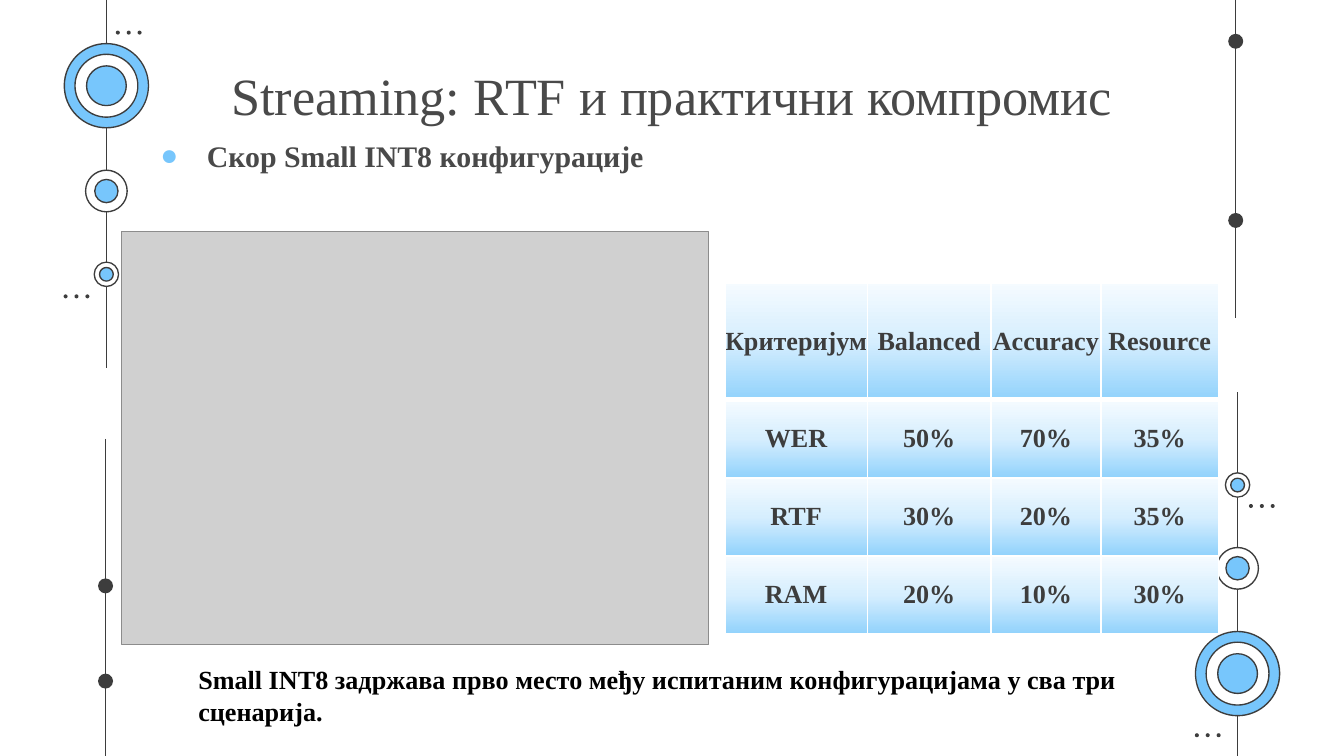
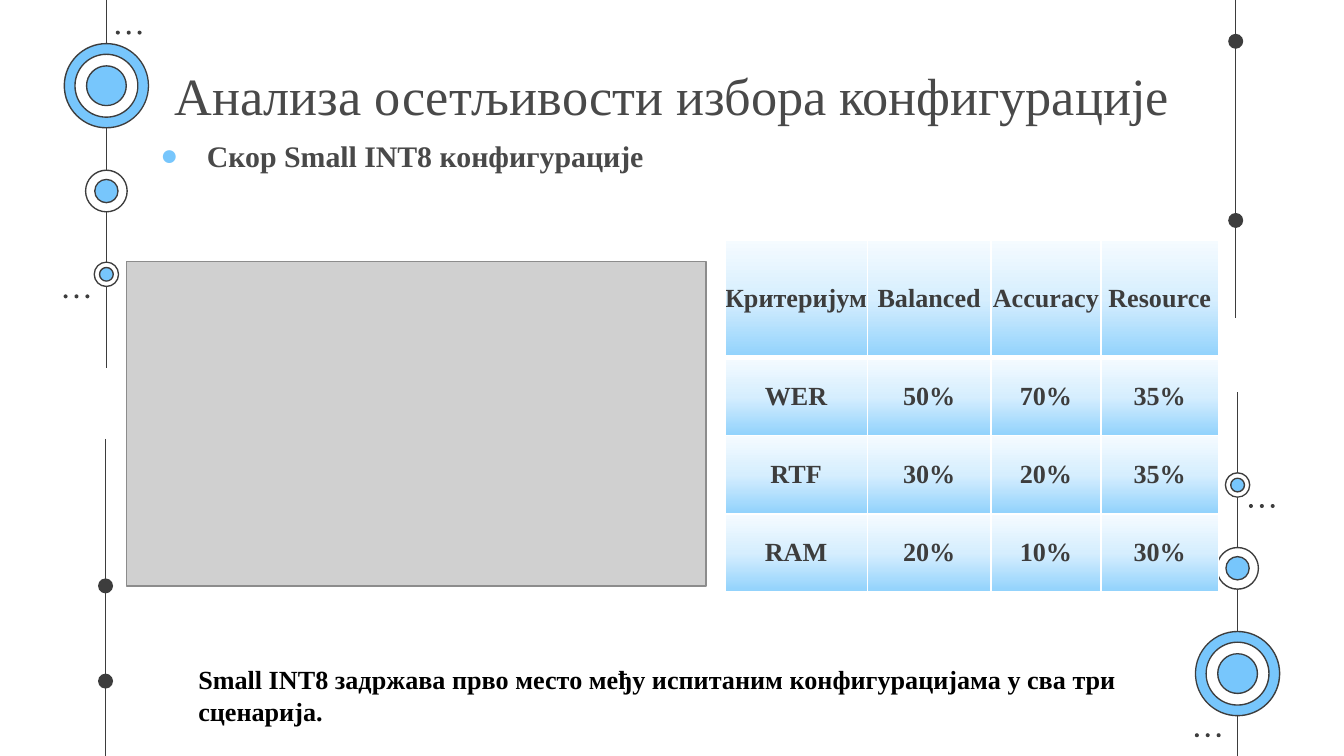
Before and after one commit to Sajko01/serbian-whisper-asr-optimization, a slide deck: slide 38 of docs/2120_Aleksandar_Jovanovic_Master_Rad.pptx. Drawn at 1344x756 pixels with LibreOffice and Linux fonts; fonts in the diff are those of the drawing; grey boxes stand for pictures. Boxes give left, top, right and bottom in pixels: in the first picture for what was removed or moved away, otherwise in the second. Text is boxed around its words. In the diff, an @@ line names an element or a change of style, - is before the commit and + after.

```diff
--- a/docs/2120_Aleksandar_Jovanovic_Master_Rad.pptx
+++ b/docs/2120_Aleksandar_Jovanovic_Master_Rad.pptx
@@ title at (175, 77, 1169, 126): text changed @@
-Streaming: RTF и практични компромис
+Анализа осетљивости избора конфигурације
@@ picture: place and size @@
-picture at (121, 231, 708, 645)
+picture at (126, 262, 706, 587)
@@ table: place and size @@
-table at (724, 282, 1219, 634)
+table at (724, 241, 1219, 593)
```
Also in this commit, not shown: 24 other slides changed, 3 slides added, 10 other files.
